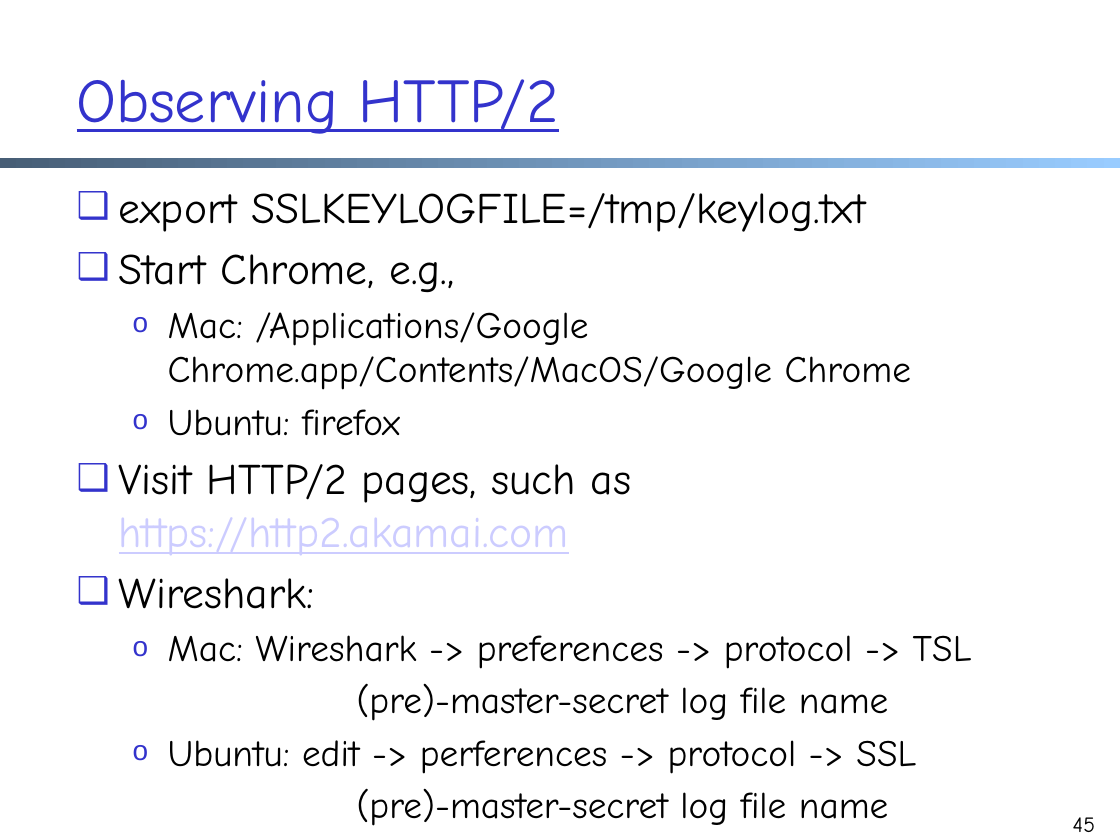
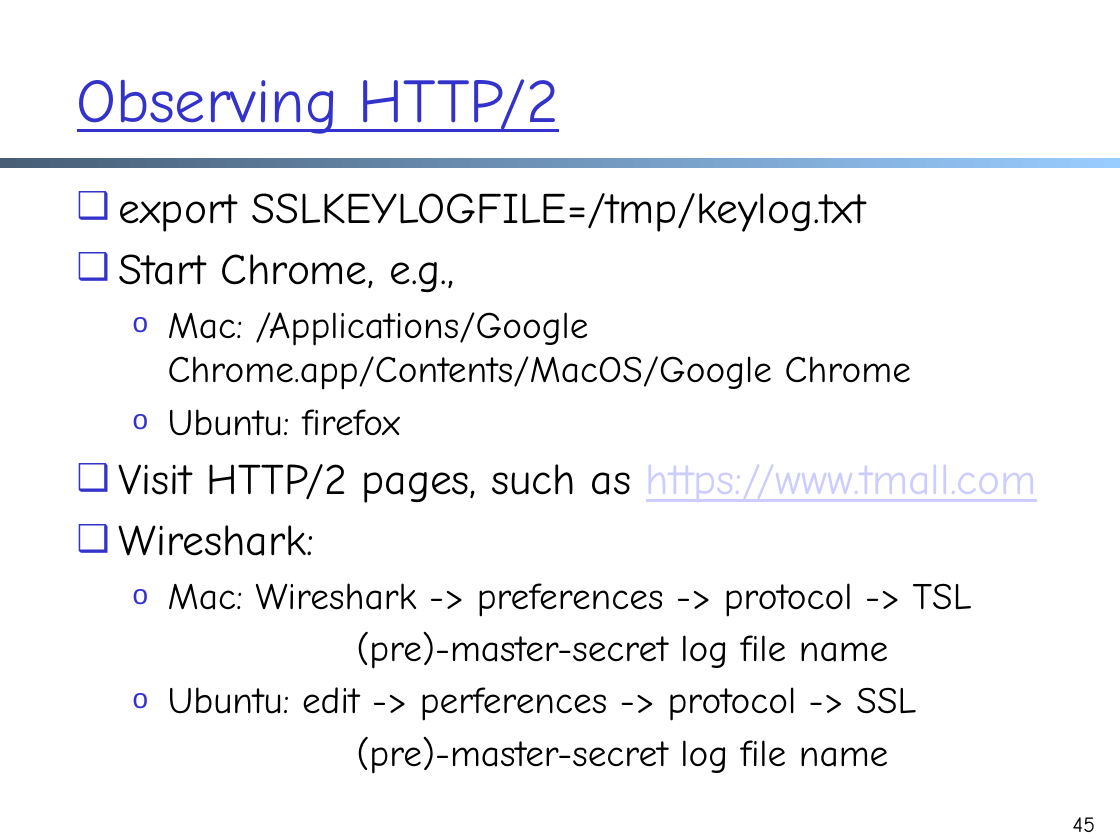
Before and after one commit to xiangq27/xiangq27.github.io, a slide deck: slide 45 of courses/cnns-xmuf22/files/lectures/application-http112-server-op-analysis.pptx. Drawn at 1120x840 pixels with LibreOffice and Linux fonts; fonts in the diff are those of the drawing. Boxes give left, top, right and bottom in pixels: in the first picture for what was removed or moved away, otherwise in the second. Text is boxed around its words. In the diff, an @@ line names an element or a change of style, - is before the commit and + after.

```diff
--- a/courses/cnns-xmuf22/files/lectures/application-http112-server-op-analysis.pptx
+++ b/courses/cnns-xmuf22/files/lectures/application-http112-server-op-analysis.pptx
@@ text at (119, 464, 1037, 503): text changed; text colour #CCCCFF to #000000 @@
-❑ Visit HTTP/2 pages, such as https://http2.akamai.com
+❑ Visit HTTP/2 pages, such as https://www.tmall.com
```
Also in this commit, not shown: 2 slides added, 5 other files.
